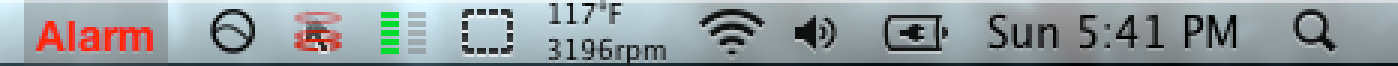
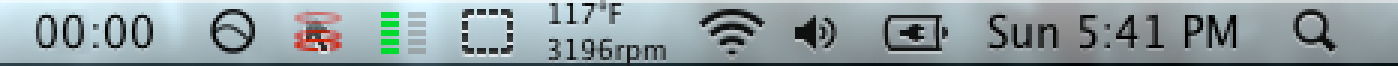
Two versions of the same layered image (1398 × 66). Layer-by-layer changes:
hid "Layer 2" over [24, 0, 168, 66]
renamed "Layer 1" to "Layer 3", painted on it over [24, 0, 168, 66]
